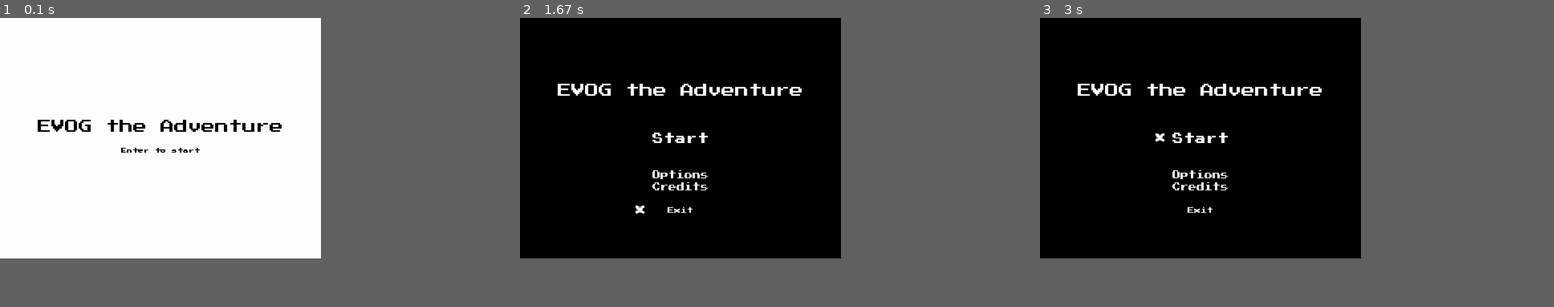
Above: before the commit, frames 1-3 (left to right).
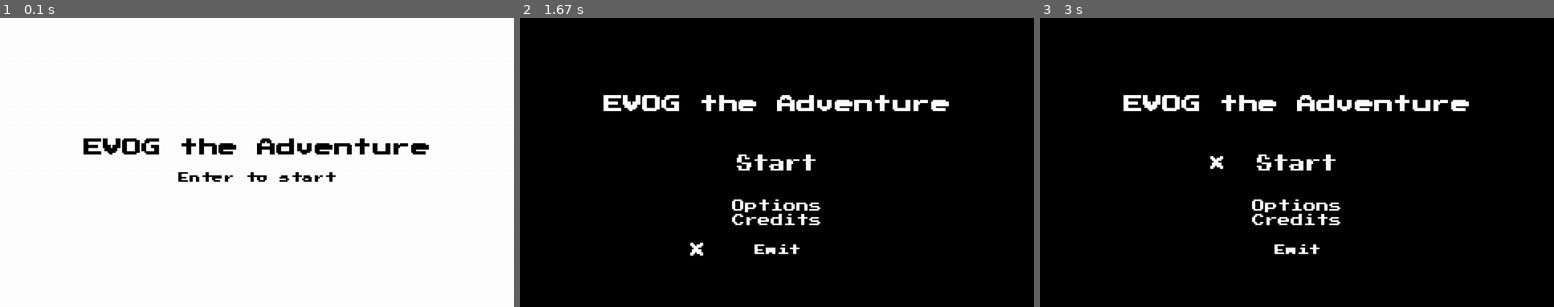
Above: after the commit, the same moments.

Repository: ShiratoDesu/evog_pygame
Game: pygame game, started from game.py
Two runs of this game, one before a commit and one after it. Both use one fixed random seed, a clock stepped at 60 frames per second and the inputs below.
Inputs:
- Up to frame 1 (0.1 s): no input
- Up to frame 2 (1.67 s): tap Enter at 0.33 s; hold Up 1.17-1.63 s
- Up to frame 3 (3 s): hold Down from 2.73 s (still down)
In our replay, the window is 562x421 before the commit and 900x506 after it. These sizes can differ from the game's own. Grey fills any space a smaller window leaves; there, only what the larger window draws over its background counts as a difference.

The runs differ from the first frame. In frame 1, 3.2% of the frame differs, in the area x 7-84%, y 35-57%; in frame 2, 4.5%; in frame 3, 4.5%, in the area x 7-84%, y 22-82%.

Commit message:
change canvas and reso

Diff:
--- a/game.py
+++ b/game.py
@@ -7,8 +7,8 @@
 class Game():
     def __init__(self) -> None:
         pygame.init()
-        self.GAME_W, self.GAME_H = 400, 300
-        self.SCREEN_W, self.SCREEN_H = 800, 600
+        self.GAME_W, self.GAME_H = 320, 180
+        self.SCREEN_W, self.SCREEN_H = 1280, 720
         self.game_canvas = pygame.Surface((self.GAME_W, self.GAME_H))
         self.screen = pygame.display.set_mode((self.SCREEN_W, self.SCREEN_H))
         self.running, self.playing = True, True
@@ -49,17 +49,17 @@
                     self.actions["left"] = True
                 if event.key == pygame.K_RIGHT:
                     self.actions["right"] = True
-            if event.type == pygame.KEYUP:
-                if event.key == pygame.K_RETURN:
-                    self.actions["enter"] = False
-                if event.key == pygame.K_UP:
-                    self.actions["up"] = False
-                if event.key == pygame.K_DOWN:
-                    self.actions["down"] = False
-                if event.key == pygame.K_LEFT:
-                    self.actions["left"] = False
-                if event.key == pygame.K_RIGHT:
-                    self.actions["right"] = False
+            # if event.type == pygame.KEYUP:
+            #     if event.key == pygame.K_RETURN:
+            #         self.actions["enter"] = False
+            #     if event.key == pygame.K_UP:
+            #         self.actions["up"] = False
+            #     if event.key == pygame.K_DOWN:
+            #         self.actions["down"] = False
+            #     if event.key == pygame.K_LEFT:
+            #         self.actions["left"] = False
+            #     if event.key == pygame.K_RIGHT:
+            #         self.actions["right"] = False
 
     def update(self):
         self.state_stack[-1].update(self.dt, self.actions)
--- a/states/main_menu.py
+++ b/states/main_menu.py
@@ -5,13 +5,14 @@
     def __init__(self, game) -> None:
         State.__init__(self, game)
         # [size, text, position_x_in_screen, offset_y_in_screen]
-        self.menus = [[14, "Start", "white", .5, .5],
-                      [10, "Options", "white", .5, .65],
-                      [10, "Credits", "white", .5, .7],
-                      [8, "Exit", "white", .5, .8]]
+        self.menus = [[10, "Start", "white", .5, .5],
+                      [8, "Options", "white", .5, .65],
+                      [8, "Credits", "white", .5, .7],
+                      [7, "Exit", "white", .5, .8]]
         self.menu_index = 0
         self.cursor_offset = 50
-        self.game.draw_text(self.game.game_canvas, 12, "X", "white", (self.game.GAME_W *
+        # draw cursor
+        self.game.draw_text(self.game.game_canvas, 9, "X", "white", (self.game.GAME_W *
                             self.menus[self.menu_index][3]) - self.cursor_offset, self.game.GAME_H * self.menus[self.menu_index][4])
 
     def update(self, delta_time, actions):
@@ -25,7 +26,7 @@
 
     def render(self, surface):
         surface.fill((0, 0, 0))
-        self.game.draw_text(surface, 17, "EVOG the Adventure",
+        self.game.draw_text(surface, 12, "EVOG the Adventure",
                             self.game.colors["white"], self.game.GAME_W * .5, self.game.GAME_H * .3)
         self.draw_menu_and_cursor(surface)
 
@@ -35,7 +36,7 @@
             self.game.draw_text(surface, menu[0], menu[1], self.game.colors[menu[2]],
                                 self.game.GAME_W * menu[3], self.game.GAME_H * menu[4])
         # cursor here
-        self.game.draw_text(self.game.game_canvas, 12, "X", "white", (self.game.GAME_W *
+        self.game.draw_text(self.game.game_canvas, 9, "X", "white", (self.game.GAME_W *
             self.menus[self.menu_index][3]) - self.cursor_offset, self.game.GAME_H * self.menus[self.menu_index][4])
 
     # change menu index if press up and down button
--- a/states/title.py
+++ b/states/title.py
@@ -16,7 +16,7 @@
 
     def render(self, surface):
         surface.fill(self.game.colors["white"])
-        self.game.draw_text(surface, 17, "EVOG the Adventure",
+        self.game.draw_text(surface, 12, "EVOG the Adventure",
                             self.game.colors["black"], self.game.GAME_W * .5, self.game.GAME_H * .45)
         self.game.draw_text(surface, 7, "Enter to start",
                             self.game.colors["black"], self.game.GAME_W * .5, self.game.GAME_H * .55)
